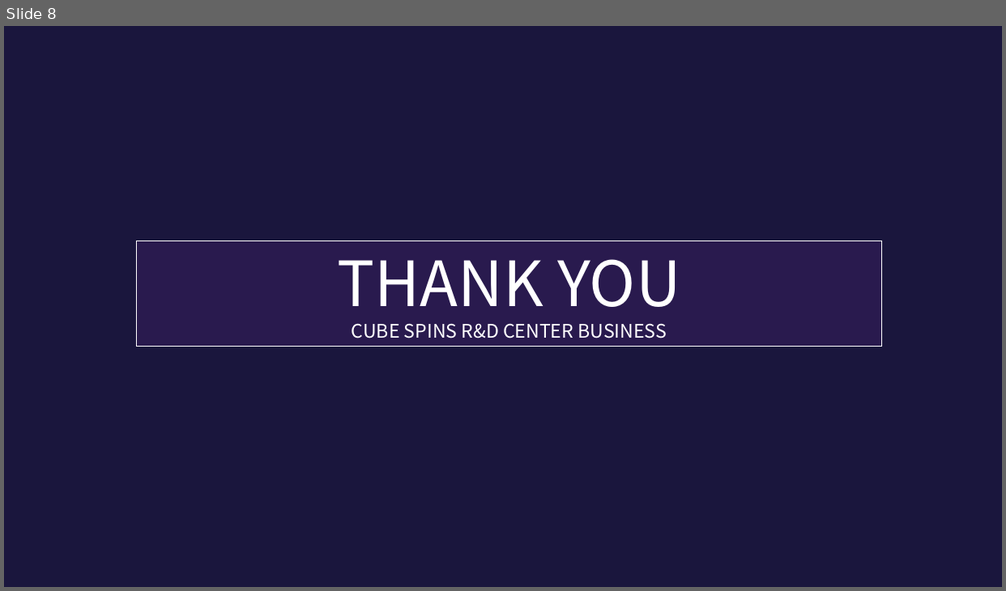
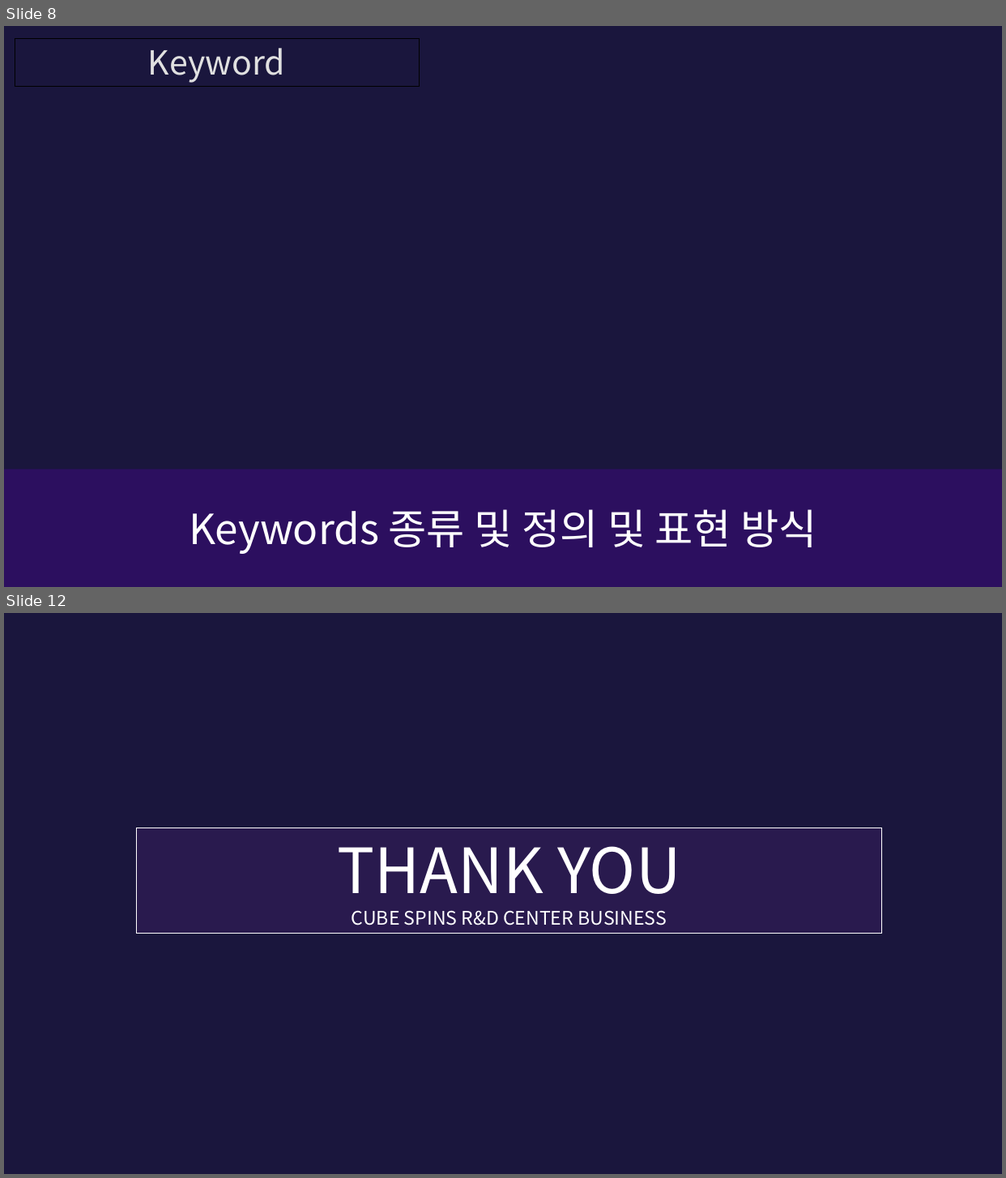
Before and after one commit to kanagku123/flutter, a slide deck: lib/practice/세미나 PPT.pptx. Shown one above the other, each under a label of ours: slide 8 before the commit, slides 8 and 12 after it; the slides between them are not shown. The pictures are 1006x591 and 1006x1178 pixels, drawn with LibreOffice and Linux fonts; fonts in the diff are those of the drawing. Boxes give left, top, right and bottom in pixels: in the first picture for what was removed or moved away, otherwise in the second. Text is boxed around its words. In the diff, an @@ line names an element or a change of style, - is before the commit and + after.

```diff
--- a/lib/practice/세미나 PPT.pptx
+++ b/lib/practice/세미나 PPT.pptx
@@ slide 8 added at <box>4,26,1002,587</box>, background #1A163D @@
@@ title added at <box>15,39,419,87</box>, outline #000000 0.75 pt, 32 pt, text #E0E0E0 @@
+Keyword
@@ rectangle added at <box>4,470,1002,587</box>, fill #5800B0 at 30% opacity, 40 pt, text #FFFFFF @@
+Keywords 종류 및 정의 및 표현 방식
@@ what was slide 8 is now slide 12 @@
```
Also in this commit, not shown: 4 slides changed, 6 other slides added, 3 slides removed, 1 other file.
